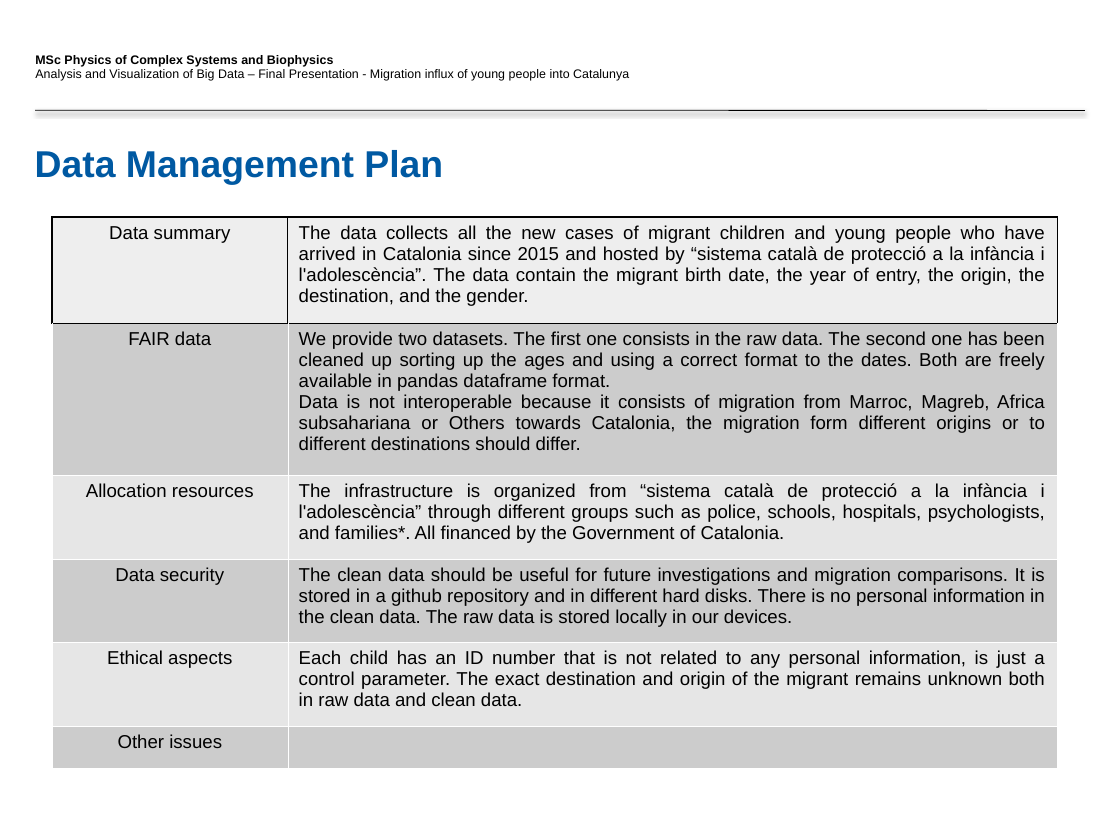
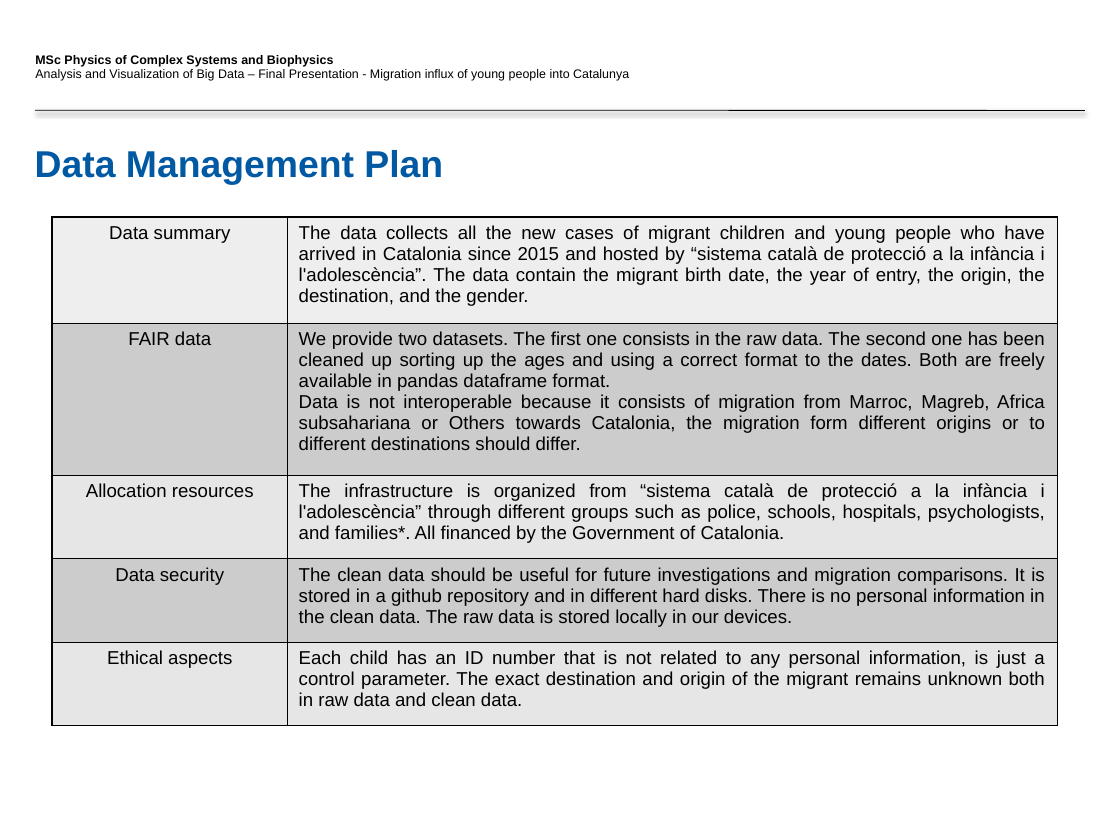
Before and after one commit to sowor14/Final_Dashboard, a slide deck: slide 3 of FinalPresentation_Template_authors.pptx. Drawn at 1120x840 pixels with LibreOffice and Linux fonts; fonts in the diff are those of the drawing; background and template pictures are left out. Boxes give left, top, right and bottom in pixels: in the first picture for what was removed or moved away, otherwise in the second. Text is boxed around its words. In the diff, an @@ line names an element or a change of style, - is before the commit and + after.

```diff
--- a/FinalPresentation_Template_authors.pptx
+++ b/FinalPresentation_Template_authors.pptx
@@ table at box(52, 217, 1056, 726) @@
-row 6: Other issues | 
```
Also in this commit, not shown: 3 other slides changed.
